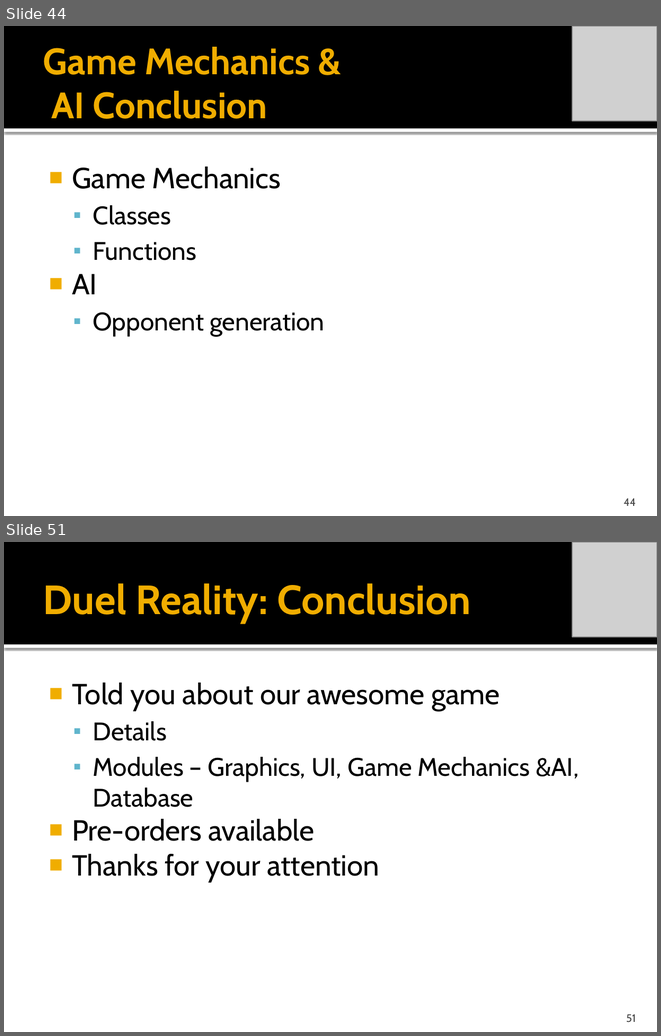
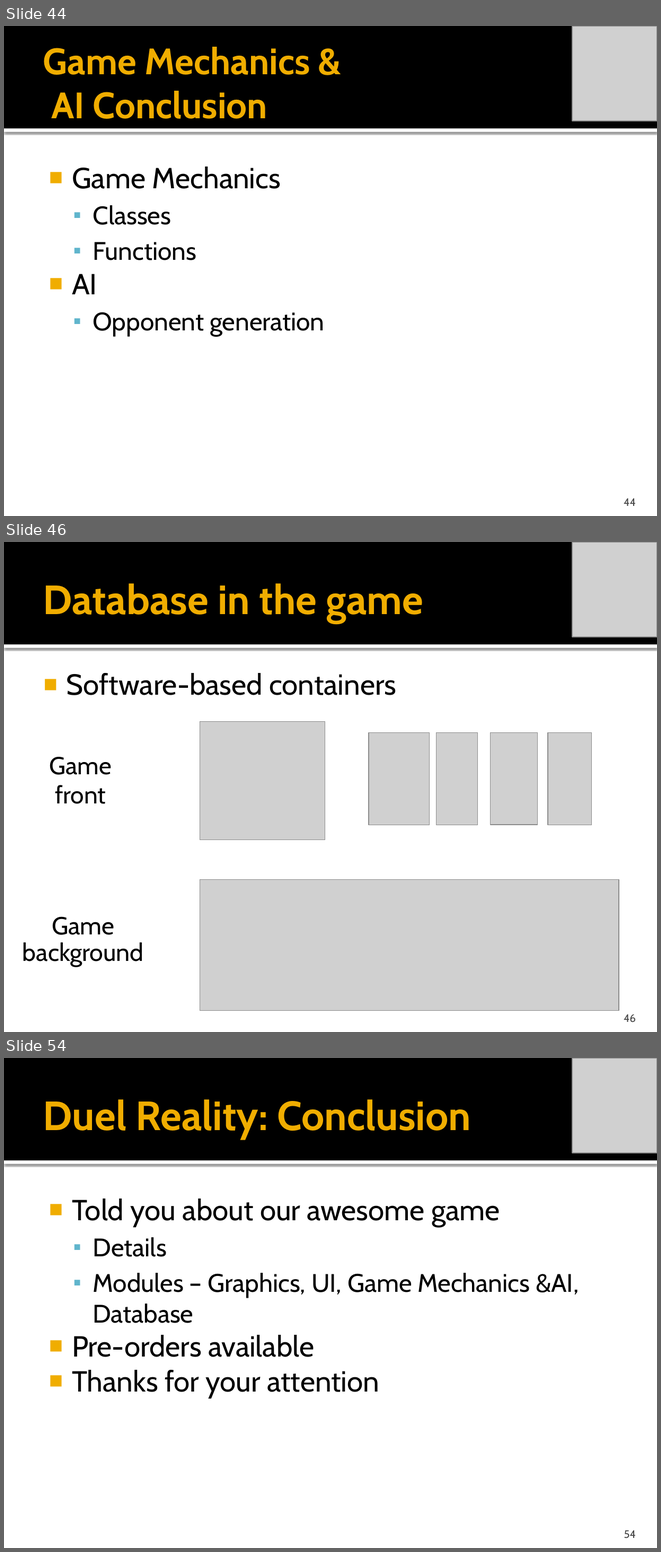
Before and after one commit to idxExtropy/duel-reality, a slide deck: Docs/DUEL REALITY .pptx. Shown one above the other, each under a label of ours: slides 44 and 51 before the commit, slides 44, 46 and 54 after it; the slides between them are not shown. The pictures are 661x1036 and 661x1552 pixels, drawn with LibreOffice and Linux fonts; fonts in the diff are those of the drawing; grey boxes stand for pictures. Boxes give left, top, right and bottom in pixels: in the first picture for what was removed or moved away, otherwise in the second. Text is boxed around its words. In the diff, an @@ line names an element or a change of style, - is before the commit and + after.

```diff
--- a/Docs/DUEL REALITY .pptx
+++ b/Docs/DUEL REALITY .pptx
@@ slide 46 added at box(4, 542, 657, 1032), background #FFFFFF; not listed: 2 template elements that a slide beside it also shows @@
@@ picture added at box(572, 542, 657, 637) @@
@@ title added at box(43, 583, 423, 623), 45 pt, text #F0AD00, bold @@
+Database in the game
@@ text added at box(67, 673, 396, 695), 32 pt, text #000000 @@
+■ Software-based containers
@@ picture added at box(200, 722, 325, 840) @@
@@ group added at box(368, 733, 592, 826): 4 pictures @@
@@ text added at box(50, 757, 112, 804), 27 pt, text #000000 @@
+Game
+front
@@ picture added at box(200, 880, 619, 1011) @@
@@ text added at box(23, 916, 144, 967), 27.2 pt, text #000000 @@
+Game
+background
@@ page number added at box(624, 1014, 636, 1022), 12 pt, text #454545 @@
+46
@@ what was slide 51 is now slide 54 @@
@@ page number at box(624, 1530, 636, 1538): text changed @@
-51
+54
```
Also in this commit, not shown: 1 slide changed, 8 other slides added, 6 slides removed.
